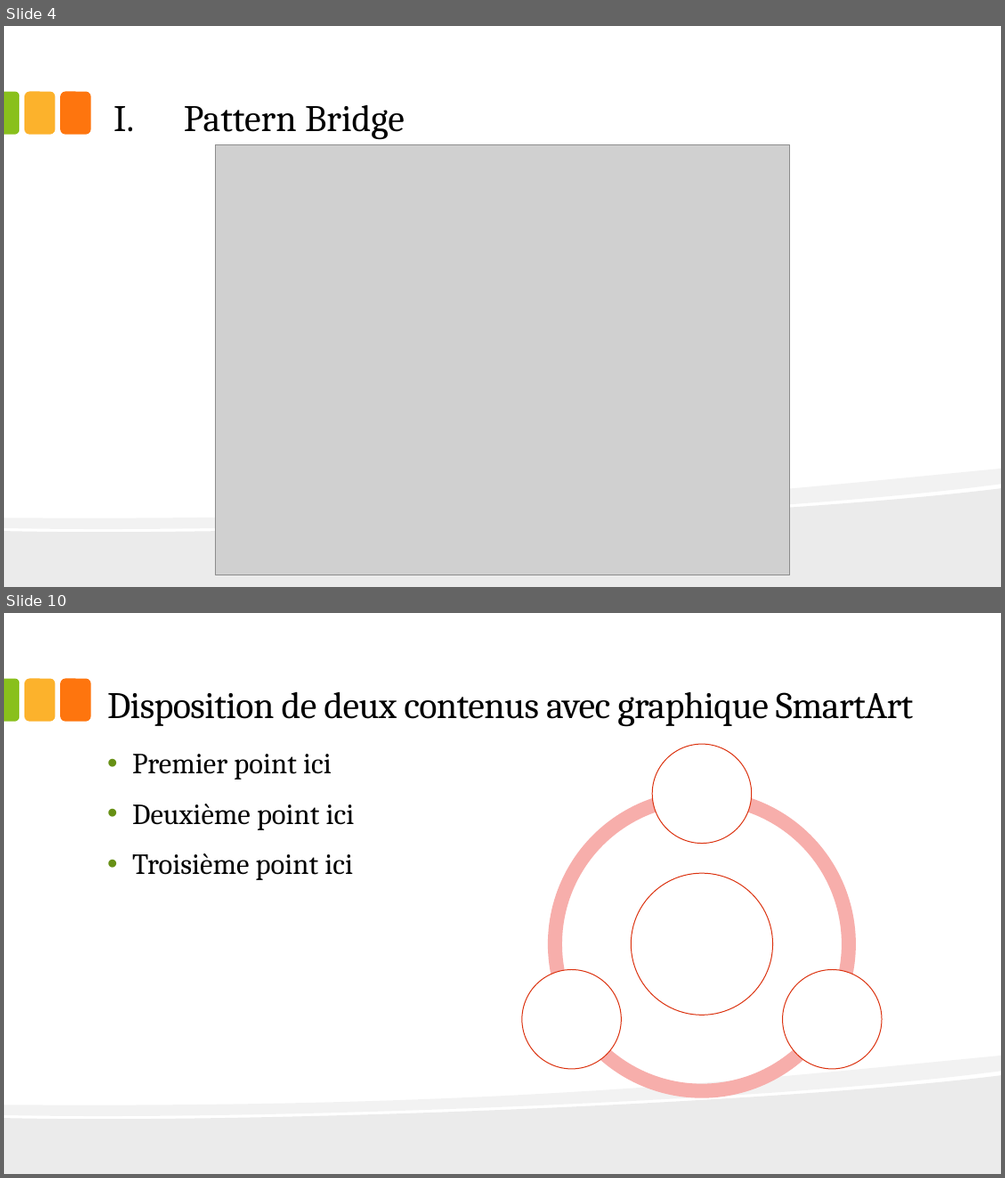
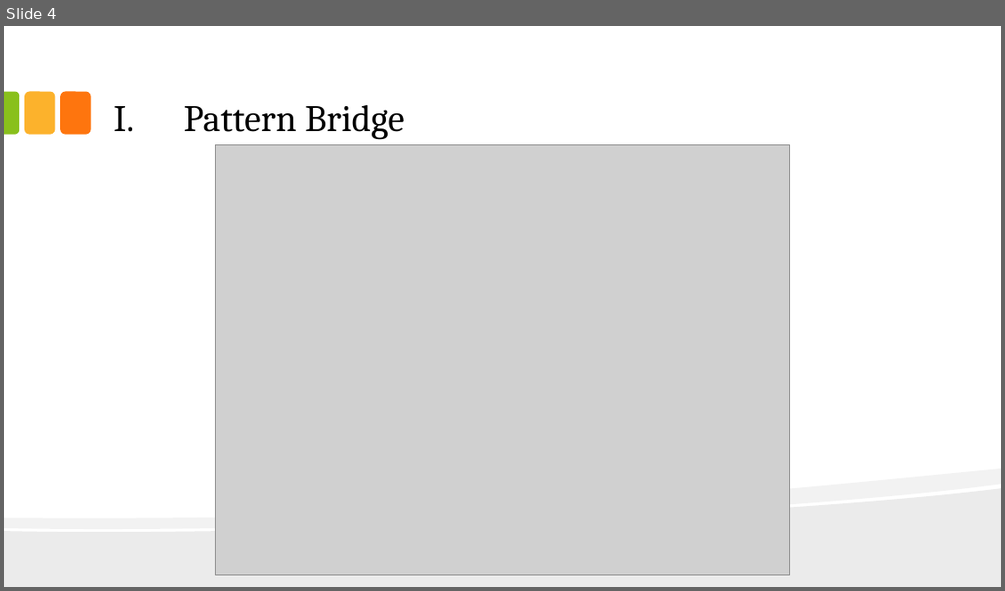
Before and after one commit to omebarki/meetuppatterns, a slide deck: doc/Patterns.pptx. Shown one above the other, each under a label of ours: slides 4 and 10 before the commit, slide 4 after it; the slides between them are not shown. The pictures are 1005x1178 and 1005x591 pixels, drawn with LibreOffice and Linux fonts; fonts in the diff are those of the drawing; grey boxes stand for pictures. Boxes give left, top, right and bottom in pixels: in the first picture for what was removed or moved away, otherwise in the second. Text is boxed around its words. In the diff, an @@ line names an element or a change of style, - is before the commit and + after.

```diff
--- a/doc/Patterns.pptx
+++ b/doc/Patterns.pptx
@@ slide 10 removed at <box>4,613,1001,1174</box>, background #FFFFFF; not listed: 5 template elements that a slide beside it also shows @@
@@ title removed at <box>107,691,914,727</box> @@
-Disposition de deux contenus avec graphique SmartArt
@@ text removed at <box>132,754,355,880</box> @@
-• Premier point ici
-• Deuxième point ici
-• Troisième point ici
@@ group removed at <box>522,744,882,1098</box>: 4 ellipses, 3 arch (boxed as its full ring)s @@
```
Also in this commit, not shown: 5 slides changed, 4 slides added, 6 other slides removed, 11 other files.
